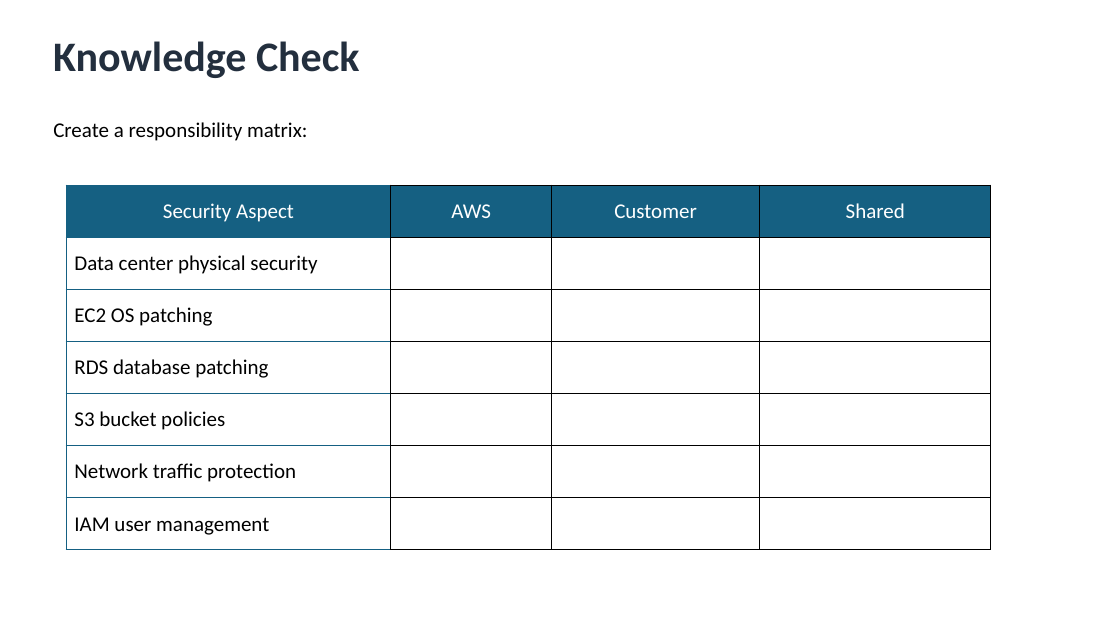
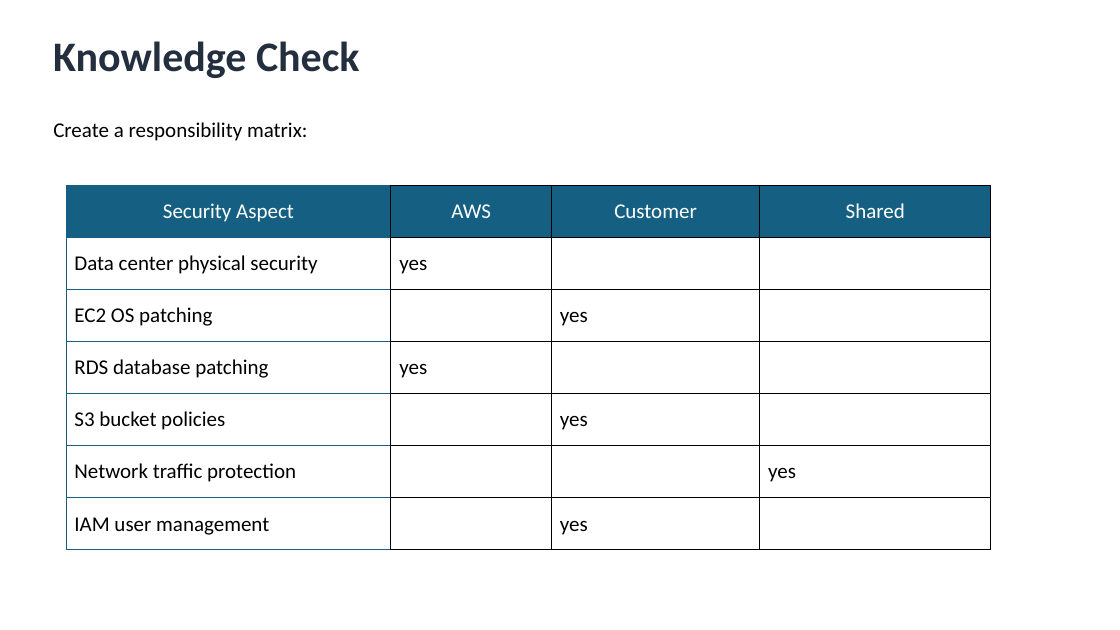
Before and after one commit to aishp411/PPMCAD12, a slide deck: slide 15 of AWS/AWS_Core_Architecture&Security.pptx. Drawn at 1120x630 pixels with LibreOffice and Linux fonts; fonts in the diff are those of the drawing. Boxes give left, top, right and bottom in pixels: in the first picture for what was removed or moved away, otherwise in the second. Text is boxed around its words. In the diff, an @@ line names an element or a change of style, - is before the commit and + after.

```diff
--- a/AWS/AWS_Core_Architecture&Security.pptx
+++ b/AWS/AWS_Core_Architecture&Security.pptx
@@ table at (66, 185, 991, 549) @@
-row 2, column 2: 
+row 2, column 2: yes
-row 3, column 3: 
+row 3, column 3: yes
-row 4, column 2: 
+row 4, column 2: yes
-row 5, column 3: 
+row 5, column 3: yes
-row 6, column 4: 
+row 6, column 4: yes
-row 7, column 3: 
+row 7, column 3: yes
```
Also in this commit, not shown: 4 other slides changed, 55 other files.
